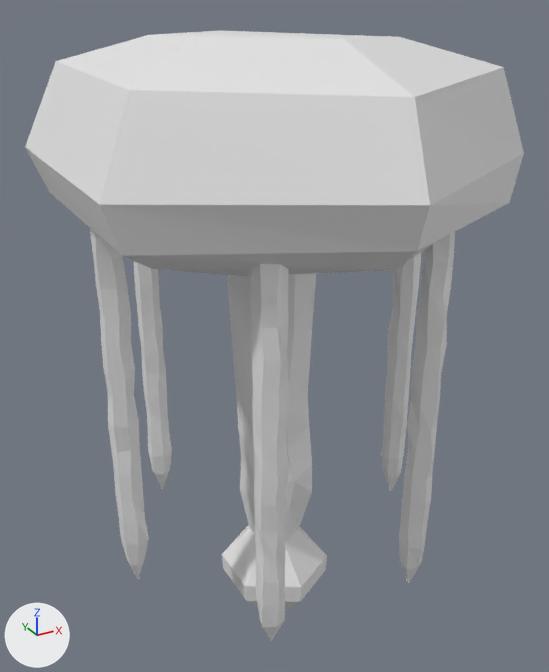
Renders of the Blender file _3dObjects/Turrets/Plant_TouchOfNature_Jacob/Plant_TouchOfNature_Jacob_Simple.blend from each side of a commit.
Before and after are seen from a 50 mm lens placed at (-12.5, -22.8, 22.3), pointed at (0.2, 0.3, 10.8). Lighting does not change. The marker at lower left points along +X, +Y and +Z.

Names of what the first picture shows: 'Tree'.
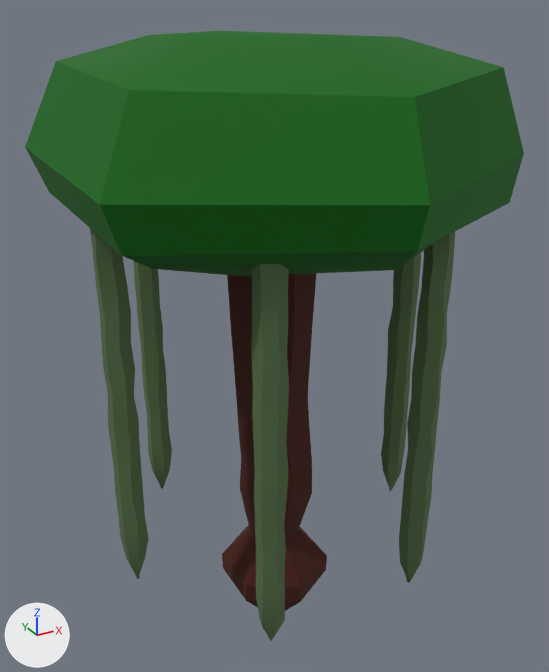
Changed parts and their boxes [x1, y1, x2, y2] in the pictures (549 x 672 px):
part 1 of me_circle, recoloured (grey to brown): [222, 273, 327, 611] in both
part 2 of me_circle, recoloured (white to green): [25, 30, 524, 277] in both
part 3 of me_circle, recoloured (grey to green): [90, 228, 455, 641] in both

What the commit changed:
Material 'Trunks' (mat_trunks) is new.
Its base color is (0.0, 0.131, 0.00171) (dark green #006506).
Its roughness is 0.862.
Material 'Root' (mat_root) is new.
Its base color is (0.058, 0.00583, 0.00056) (brown #441202).
Its roughness is 0.933.
Material 'Lianen' (mat_lianen) is new.
Its base color is (0.0847, 0.152, 0.0569) (dark green #526d43).
Its roughness is 0.862.
me_circle has 661 vertices, 626 faces and spans x -7.4..7.2, y -8.4..8.6, z -1.5..21.5.
me_circle is used by ob_tree; location (0.0, 0.0, 0.0).
me_circle part 1: all 55 faces centred in x -1.9..1.9, y -1.7..1.7, z -1.5..12.7 switch from no material to mat_root (brown #441202).
me_circle part 2: 31 of the faces centred in x -7.1..7.1, y -6.2..6.1, z 14.6..21.4 switch from no material to mat_trunks (dark green #006506).
me_circle part 3: 540 of the faces centred in x -6.4..6.5, y -5.6..5.6, z 2.5..16.5 switch from no material to mat_lianen (dark green #526d43).
